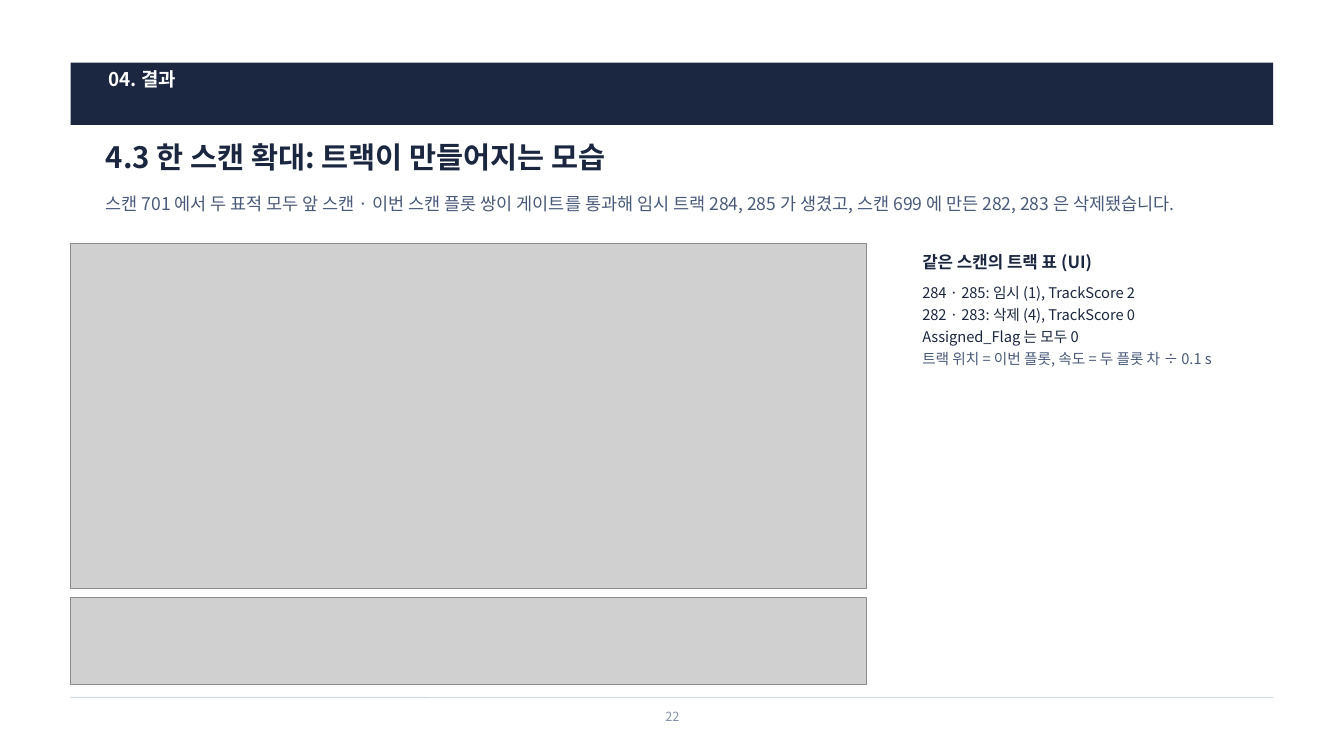
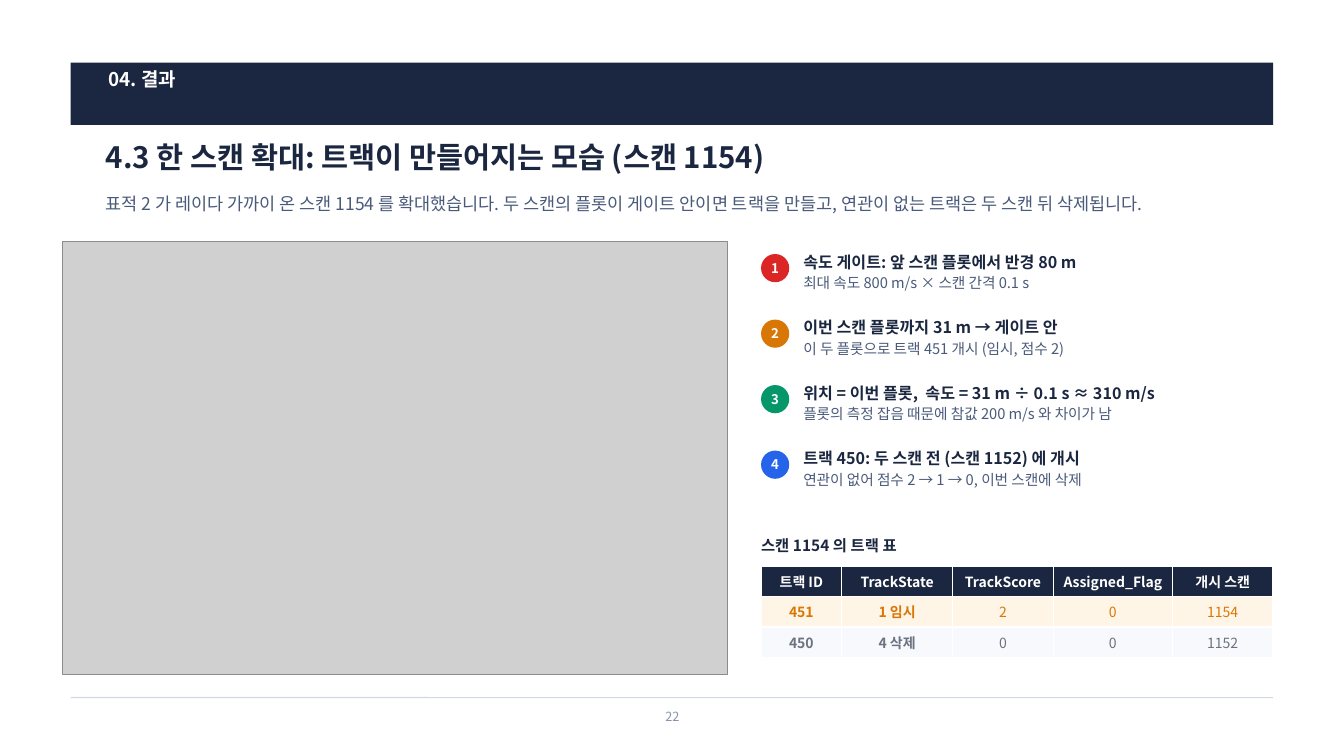
Before and after one commit to harley-hwan/radar-sw-study, a slide deck: slide 22 of Claude outputs/Chapter5_TrackInitMgmt.pptx. Drawn at 1344x756 pixels with LibreOffice and Linux fonts; fonts in the diff are those of the drawing; grey boxes stand for pictures. Boxes give left, top, right and bottom in pixels: in the first picture for what was removed or moved away, otherwise in the second. Text is boxed around its words. In the diff, an @@ line names an element or a change of style, - is before the commit and + after.

```diff
--- a/Claude outputs/Chapter5_TrackInitMgmt.pptx
+++ b/Claude outputs/Chapter5_TrackInitMgmt.pptx
@@ title at (106, 143, 765, 174): text changed @@
-4.3 한 스캔 확대: 트랙이 만들어지는 모습
+4.3 한 스캔 확대: 트랙이 만들어지는 모습 (스캔 1154)
@@ text at (106, 195, 1143, 213): text changed @@
-스캔 701 에서 두 표적 모두 앞 스캔 · 이번 스캔 플롯 쌍이 게이트를 통과해 임시 트랙 284, 285 가 생겼고, 스캔 699 에 만든 282, 283 은 삭제됐습니다.
+표적 2 가 레이다 가까이 온 스캔 1154 를 확대했습니다. 두 스캔의 플롯이 게이트 안이면 트랙을 만들고, 연관이 없는 트랙은 두 스캔 뒤 삭제됩니다.
@@ picture: place and size @@
-picture at (71, 244, 867, 589)
+picture at (63, 242, 728, 675)
@@ ellipse added at (761, 254, 789, 282), fill #DC2626, 9.5 pt, text #FFFFFF, bold @@
+1
@@ text at (803, 254, 1077, 291): text changed; text colour #1B2740 to #4A5A7A @@
-284 · 285: 임시 (1), TrackScore 2
-282 · 283: 삭제 (4), TrackScore 0
-Assigned_Flag 는 모두 0
-트랙 위치 = 이번 플롯, 속도 = 두 플롯 차 ÷ 0.1 s
+속도 게이트: 앞 스캔 플롯에서 반경 80 m
+최대 속도 800 m/s × 스캔 간격 0.1 s
@@ ellipse added at (761, 320, 789, 348), fill #D97706, 9.5 pt, text #FFFFFF, bold @@
+2
@@ text added at (803, 319, 1064, 357), 10.5 pt, text #4A5A7A @@
+이번 스캔 플롯까지 31 m → 게이트 안
+이 두 플롯으로 트랙 451 개시 (임시, 점수 2)
@@ ellipse added at (761, 385, 789, 413), fill #059669, 9.5 pt, text #FFFFFF, bold @@
+3
@@ text added at (803, 385, 1155, 422), 11.5 pt, text #1B2740, bold @@
+위치 = 이번 플롯, 속도 = 31 m ÷ 0.1 s ≈ 310 m/s
+플롯의 측정 잡음 때문에 참값 200 m/s 와 차이가 남
@@ ellipse added at (761, 451, 789, 479), fill #2563EB, 9.5 pt, text #FFFFFF, bold @@
+4
@@ text added at (803, 450, 1082, 488), 11.5 pt, text #1B2740, bold @@
+트랙 450: 두 스캔 전 (스캔 1152) 에 개시
+연관이 없어 점수 2 → 1 → 0, 이번 스캔에 삭제
@@ text at (761, 538, 897, 553): text changed; size 12 to 11 pt @@
-같은 스캔의 트랙 표 (UI)
+스캔 1154 의 트랙 표
@@ table added at (761, 567, 1273, 657), 3 rows, 5 columns @@
+트랙 ID | TrackState | TrackScore | Assigned_Flag | 개시 스캔
+451 | 1 임시 | 2 | 0 | 1154
+450 | 4 삭제 | 0 | 0 | 1152
@@ picture removed at (71, 598, 867, 685) @@
```
Also in this commit, not shown: 7 other files.
